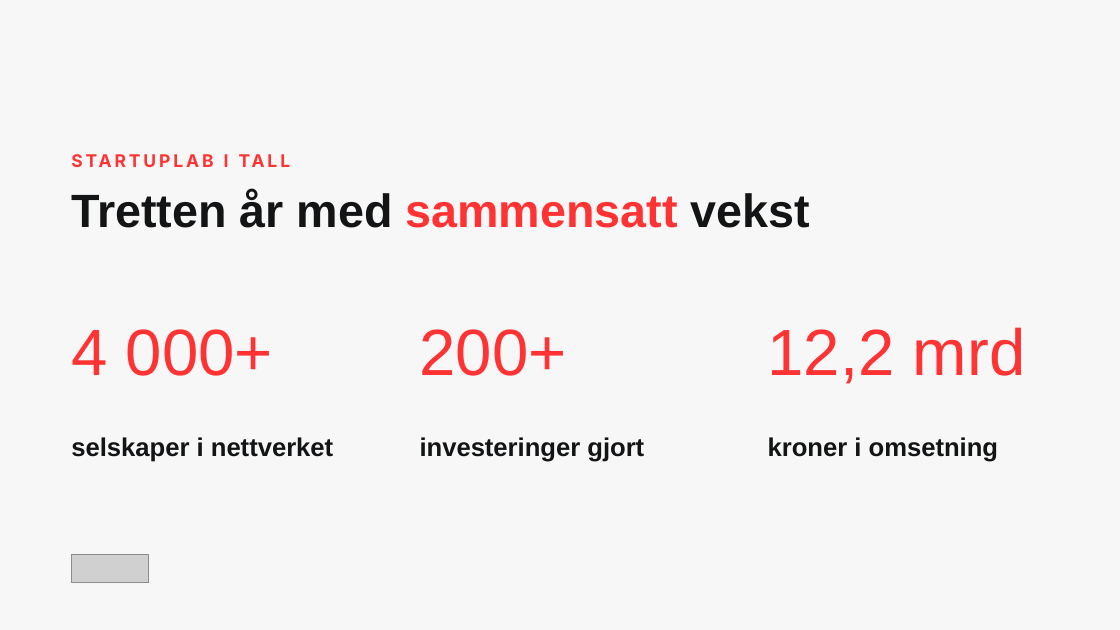
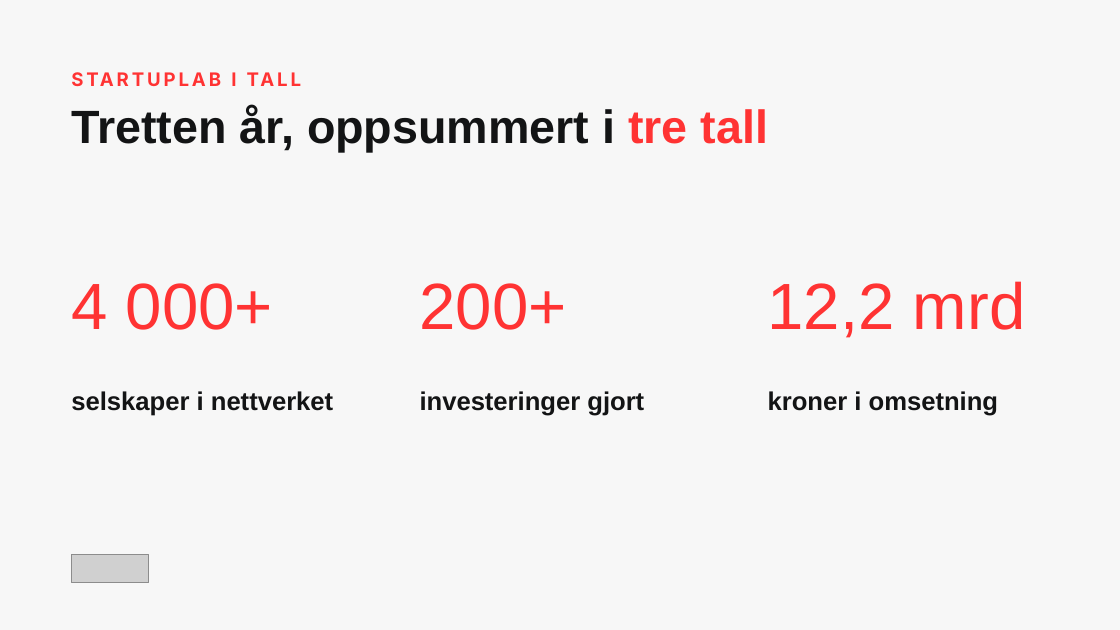
Before and after one commit to christinawiig-ai/startuplab-partner-presentation, a slide deck: slide 5 of pptx-templates/Startuplab-slidemaler.pptx. Drawn at 1120x630 pixels with LibreOffice and Linux fonts; fonts in the diff are those of the drawing; grey boxes stand for pictures. Boxes give left, top, right and bottom in pixels: in the first picture for what was removed or moved away, otherwise in the second. Text is boxed around its words. In the diff, an @@ line names an element or a change of style, - is before the commit and + after.

```diff
--- a/pptx-templates/Startuplab-slidemaler.pptx
+++ b/pptx-templates/Startuplab-slidemaler.pptx
@@ text "STARTUPLAB I TALL": place and size @@
-text "STARTUPLAB I TALL" at [224, 153, 229, 172]
+text "STARTUPLAB I TALL" at [231, 70, 768, 144]
@@ text "STARTUPLAB I TALL" at [231, 70, 768, 144]: size 15 to 16 pt @@
@@ text at [71, 106, 688, 152]: text changed @@
-Tretten år med sammensatt vekst
+Tretten år, oppsummert i tre tall
@@ 6 texts: place and size @@
-6 texts at [71, 327, 1026, 462]
+6 texts at [71, 281, 1026, 416]
```
Also in this commit, not shown: 14 other slides changed, 11 other files.
